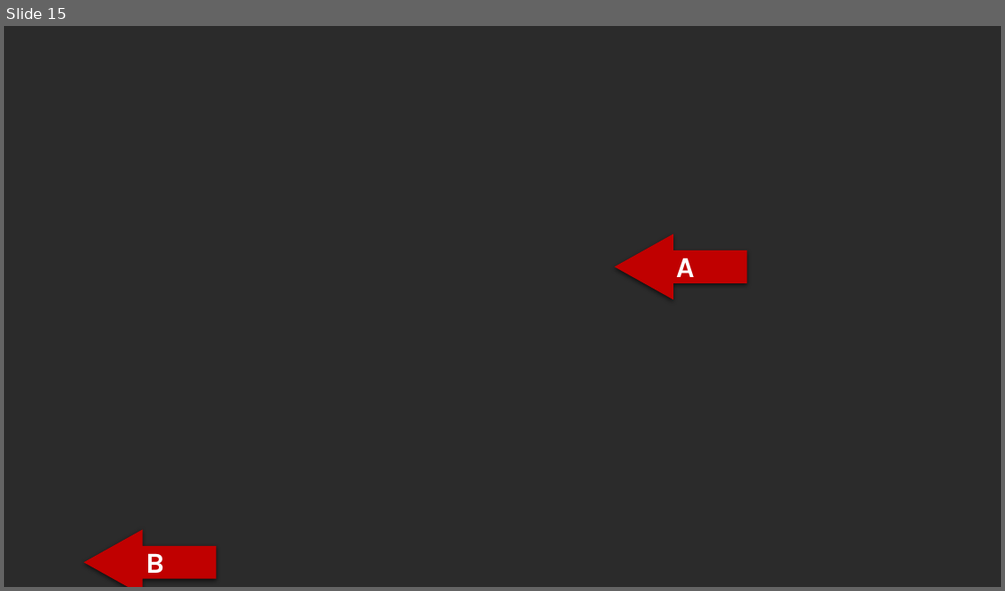
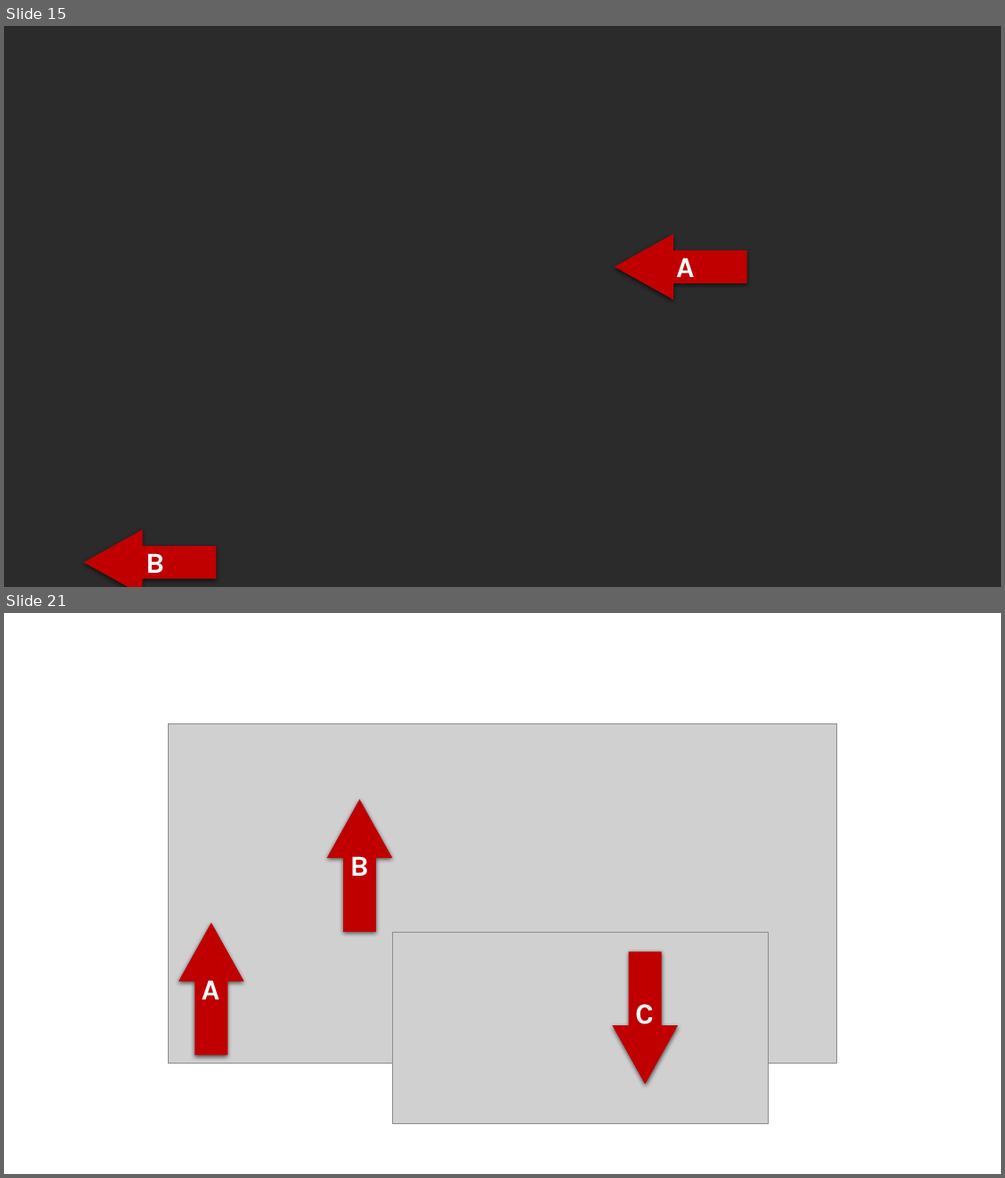
Before and after one commit to ugreg/connected-field-service, a slide deck: imgs/src/step-by-step-imgs.pptx. Shown one above the other, each under a label of ours: slide 15 before the commit, slides 15 and 21 after it; the slides between them are not shown. The pictures are 1005x591 and 1005x1178 pixels, drawn with LibreOffice and Linux fonts; fonts in the diff are those of the drawing; grey boxes stand for pictures; background and template pictures are left out; a plain dark background stands for a picture behind light text. Boxes give left, top, right and bottom in pixels: in the first picture for what was removed or moved away, otherwise in the second. Text is boxed around its words. In the diff, an @@ line names an element or a change of style, - is before the commit and + after.

```diff
--- a/imgs/src/step-by-step-imgs.pptx
+++ b/imgs/src/step-by-step-imgs.pptx
@@ slide 21 added at [4, 613, 1001, 1174], background #FFFFFF @@
@@ picture added at [168, 723, 837, 1063] @@
@@ up arrow added at [327, 799, 393, 932], fill #C00000 @@
@@ text added at [350, 856, 369, 876], 28 pt, text #FFFFFF, bold @@
+B
@@ up arrow added at [178, 923, 244, 1055], fill #C00000 @@
@@ picture added at [392, 932, 768, 1123] @@
@@ up arrow added at [612, 952, 678, 1084], fill #C00000 @@
@@ text added at [202, 980, 219, 999], 28 pt, text #FFFFFF, bold @@
+A
@@ text added at [635, 1004, 654, 1024], 28 pt, text #FFFFFF, bold @@
+C
```
Also in this commit, not shown: 5 other slides added, 6 slides removed, 7 other files.
